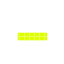
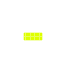
Revision of a layered 64×64 image; what changed, layer by layer:
painted on "Layer 2" over [17, 32, 48, 41]
